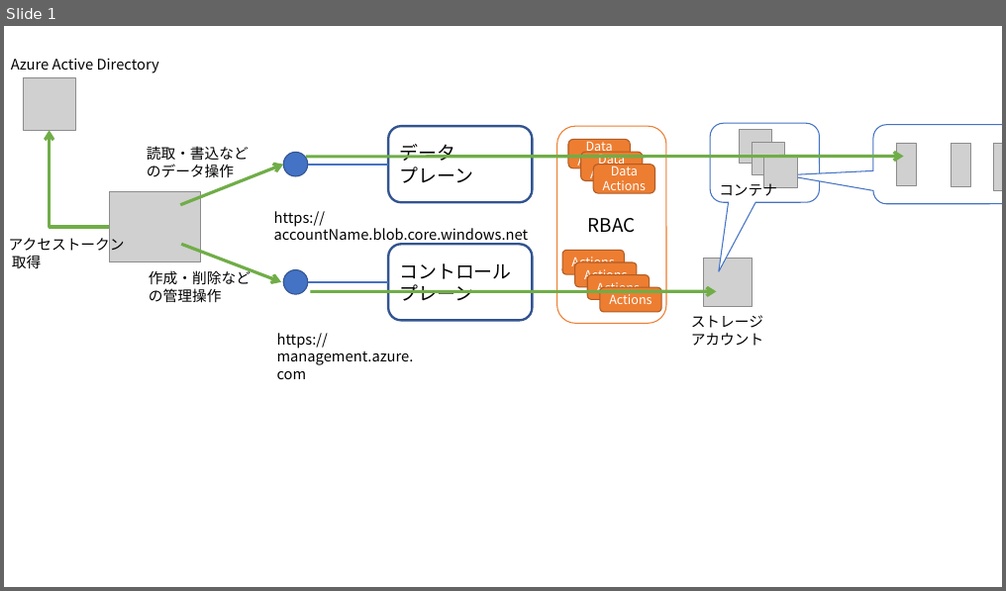
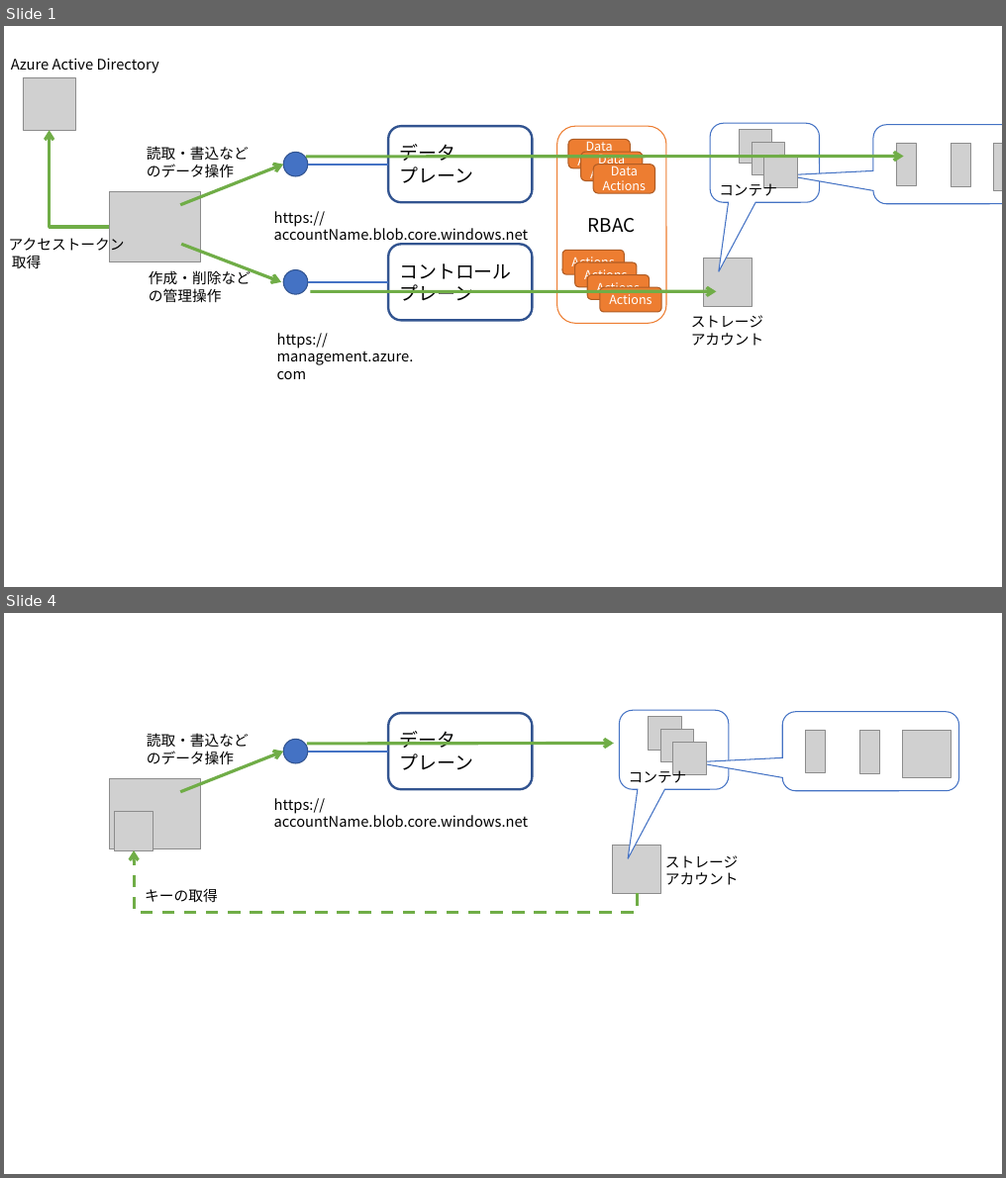
Before and after one commit to ayuina/ainaba-csa-blog, a slide deck: azure-blob-control-and-data-access/images/figures.pptx. Shown one above the other, each under a label of ours: slide 1 before the commit, slides 1 and 4 after it; the slides between them are not shown. The pictures are 1006x591 and 1006x1178 pixels, drawn with LibreOffice and Linux fonts; fonts in the diff are those of the drawing; grey boxes stand for pictures. Boxes give left, top, right and bottom in pixels: in the first picture for what was removed or moved away, otherwise in the second. Text is boxed around its words. In the diff, an @@ line names an element or a change of style, - is before the commit and + after.

```diff
--- a/azure-blob-control-and-data-access/images/figures.pptx
+++ b/azure-blob-control-and-data-access/images/figures.pptx
@@ slide 4 added at (4, 613, 1002, 1174), background #FFFFFF @@
@@ rounded rectangle added at (388, 713, 532, 789), outline #325491 2.25 pt, 18 pt, text #000000 @@
+データ
+プレーン
@@ rounded speech box added at (620, 710, 729, 789), fill #FFFFFF, outline #4472C4 1 pt @@
@@ picture added at (648, 717, 681, 750) @@
@@ picture added at (660, 729, 693, 761) @@
@@ rounded speech box added at (782, 712, 959, 791), fill #FFFFFF, outline #4472C4 1 pt @@
@@ picture added at (805, 730, 826, 773) @@
@@ picture added at (859, 731, 880, 774) @@
@@ picture added at (903, 730, 951, 777) @@
@@ text added at (147, 733, 249, 764), 14 pt, text #000000 @@
+読取・書込などのデータ操作
@@ arrow added from (180, 792) to (283, 752), #70AD47 3 pt @@
@@ ellipse added at (283, 740, 308, 764), fill #4472C4, outline #325491 1 pt @@
@@ arrow added from (307, 744) to (614, 744), #70AD47 3 pt @@
@@ line added from (308, 752) to (388, 752), #4472C4 2.25 pt @@
@@ picture added at (673, 742, 706, 774) @@
@@ picture added at (109, 778, 201, 850) @@
@@ text added at (629, 767, 687, 783), 14 pt, text #000000 @@
+コンテナ
@@ picture added at (114, 811, 152, 851) @@
@@ text added at (274, 798, 529, 827), 14 pt, text #000000 @@
+https://accountName.blob.core.windows.net
@@ picture added at (613, 845, 661, 894) @@
@@ elbow arrow added from (638, 894) to (134, 851), #70AD47 3 pt dashed @@
@@ text added at (665, 856, 739, 885), 14 pt, text #000000 @@
+ストレージ
+アカウント
@@ text added at (145, 889, 218, 903), 14 pt, text #000000 @@
+キーの取得
```
Also in this commit, not shown: 2 other slides added, 4 other files.
